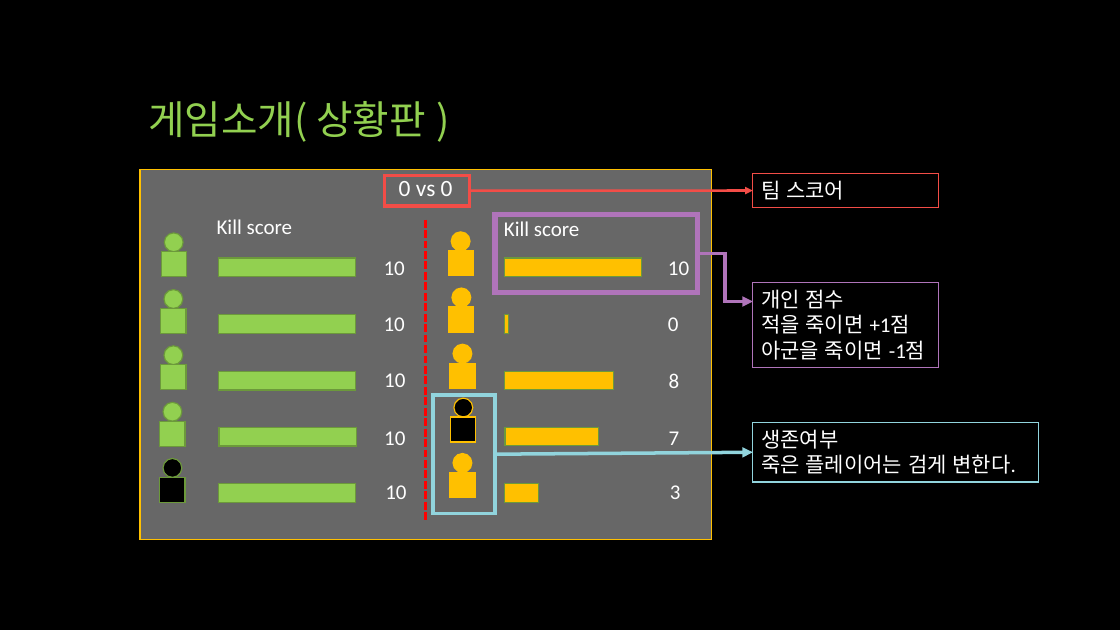
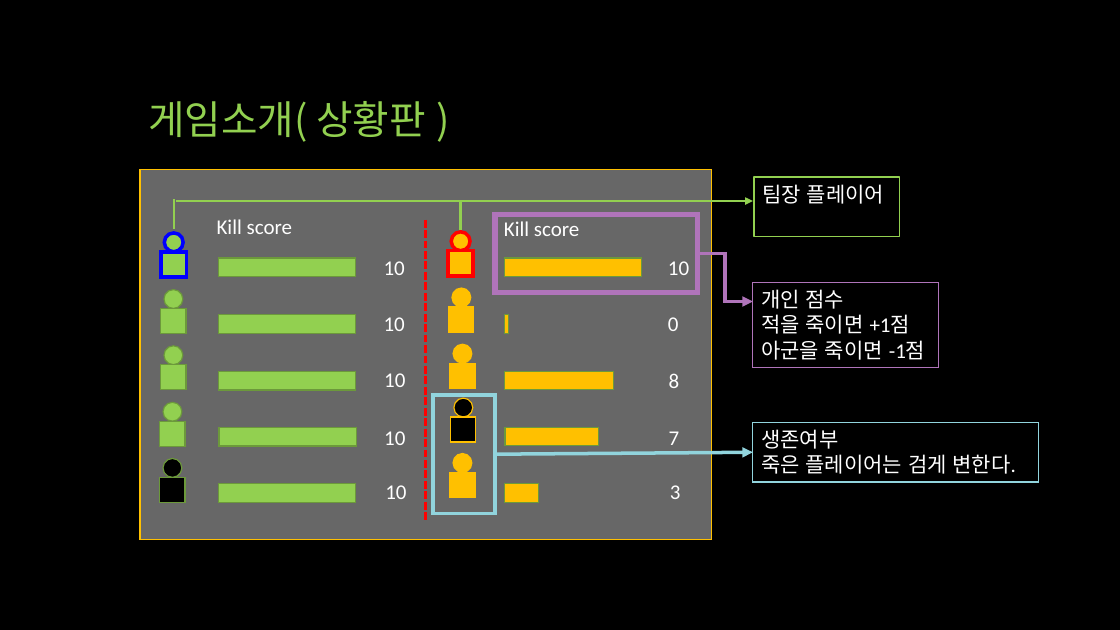
Before and after one commit to qwert830/SP, a slide deck: slide 10 of 기획/UTB (Unknown Team Battle).pptx (slide 8 before the commit). Drawn at 1120x630 pixels with LibreOffice and Linux fonts; fonts in the diff are those of the drawing. Boxes give left, top, right and bottom in pixels: in the first picture for what was removed or moved away, otherwise in the second. Text is boxed around its words. In the diff, an @@ line names an element or a change of style, - is before the commit and + after.

```diff
--- a/기획/UTB (Unknown Team Battle).pptx
+++ b/기획/UTB (Unknown Team Battle).pptx
@@ rectangle removed at [385,176,470,207] @@
@@ rectangle "팀장 플레이어": place and size @@
-rectangle "팀장 플레이어" at [753,174,939,208]
+rectangle "팀장 플레이어" at [755,177,900,237]
@@ rectangle "팀장 플레이어" at [755,177,900,237]: outline #F34D47 1 pt to #92D050 1 pt @@
@@ line added from (174, 199) to (174, 229), #92D050 2.25 pt @@
@@ arrow added from (176, 201) to (753, 201), #92D050 2.25 pt @@
@@ text removed at [399,181,453,196] @@
-0 vs 0
@@ line added from (461, 201) to (461, 230), #92D050 2.25 pt @@
@@ arrow removed from (470, 191) to (753, 191) @@
@@ text in rectangle at [762,184,884,204]: text changed @@
-팀 스코어
+팀장 플레이어
@@ ellipse at [165,233,183,251]: outline #6C9A3B 1 pt to #0000FF 3 pt @@
@@ ellipse at [451,232,470,250]: outline #FFC000 1 pt to #FF0000 3 pt @@
@@ rectangle at [161,252,187,277]: outline #6C9A3B 1 pt to #0000FF 3 pt @@
@@ rectangle at [448,250,473,276]: outline #FFC000 1 pt to #FF0000 3 pt @@
```
Also in this commit, not shown: 5 other slides changed, 3 slides added, 2 slides removed, 36 other files.
